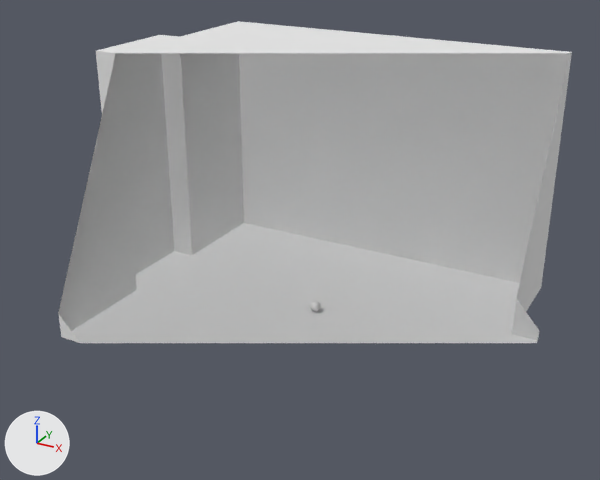
A saved change to the Blender file vsss.blend.
Rendered twice from a 50 mm lens placed at (137.9, -263.3, 161.5), pointed at (-2.0, -8.9, 34.3). Lighting does not change. The marker at lower left points along +X, +Y and +Z. Everything nearer to the camera than a plane just in front of the edit is cut away.

The first picture shows 'Ball', 'Field'.
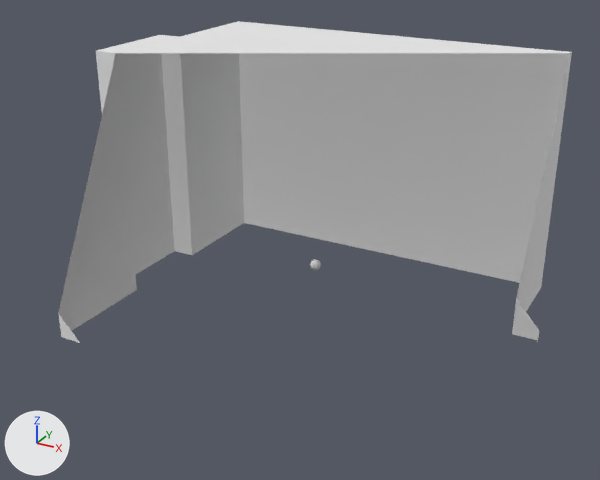
Pixel boxes (x1, y1, x2, y2) of what changed, in the pictures (600 x 480 px):
'Ball', moved: before (310, 301, 320, 311); after (310, 259, 321, 270)
part 1 of me_cube_001, deleted: before (72, 223, 537, 343)

Edits to the bpy script that builds the scene:
```text
Change me_cube_001:
    where me_cube_001.from_pydata(...)  # 24 vertices, 22 faces; spans x -1.13..1.13, y -1.0..1.0, z -1.0..1.0
    used by ob_field; location = (0.0, 0.0, 50.0); scale = (75.0, 65.0, 50.0)
    verts and faces of me_cube_001; kept vertices keep their numbers, new ones are numbered from 24
    before: 0 (-1.0, -0.31, -1.0) at pixel (136, 289), 2 (-1.0, 0.31, -1.0) at pixel (192, 255), 4 (1.0, -0.31, -1.0), 6 (1.0, 0.31, -1.0) at pixel (512, 334), 8 (-1.0, -1.0, -1.0) at pixel (61, 337)
    before: 11 (-1.0, 1.0, -1.0) at pixel (244, 222), 12 (-1.13, -0.31, -1.0), 14 (-1.13, 0.31, -1.0) at pixel (174, 251), 17 (1.0, 1.0, -1.0) at pixel (541, 287), 19 (1.0, -1.0, -1.0)
    before: 20 (1.13, -0.31, -1.0), 22 (1.13, 0.31, -1.0) at pixel (538, 340)
    me_cube_001 part 1
    add delete_faces([(0, 2, 14, 12), (8, 19, 17, 11), (0, 8, 11, 2), (4, 6, 17, 19), (4, 20, 22, 6)])
Change ob_ball:
    ob_ball.location: (0.0, 0.0, 2.2) -> (0.0, 0.0, 20.6)
```
